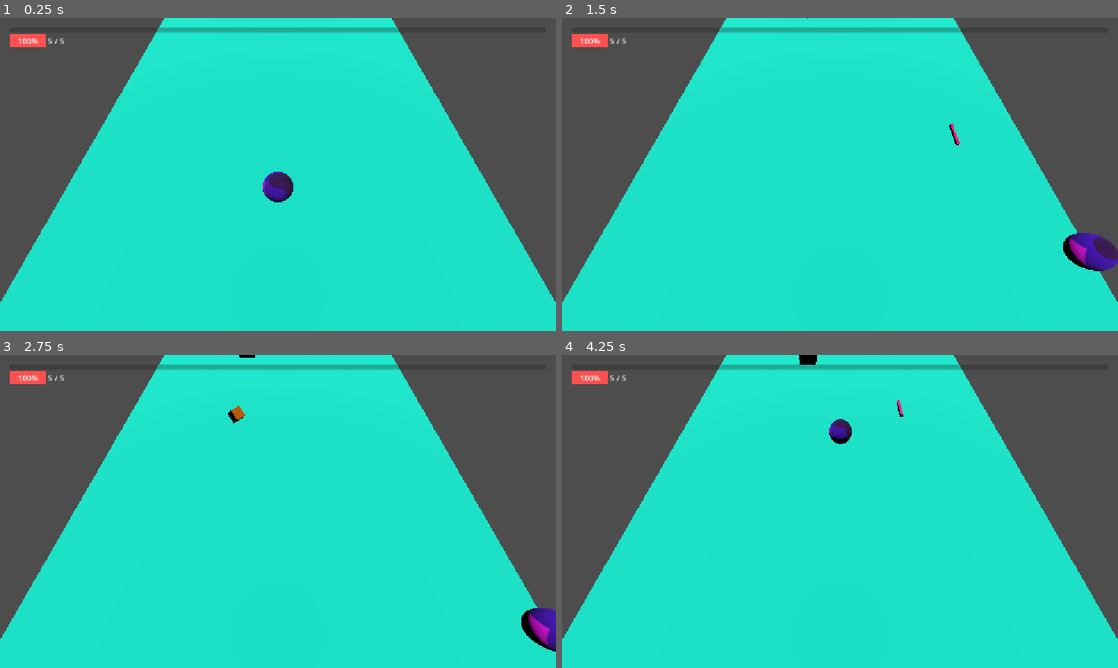
Above: before the commit, frames 1-4 (two rows, left to right).
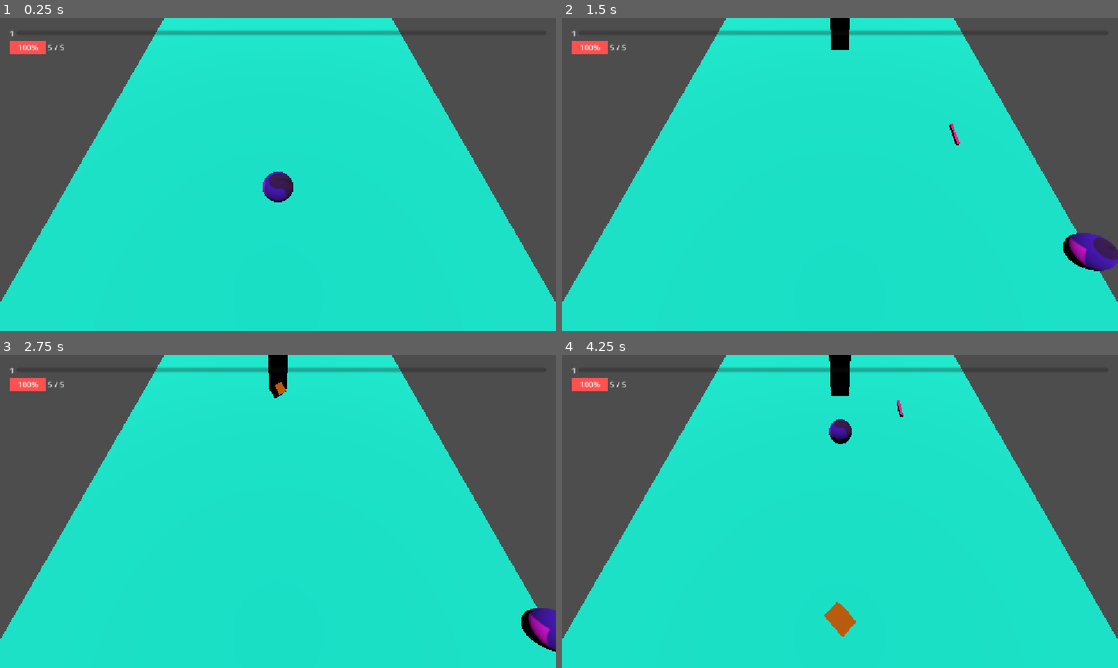
Above: after the commit, the same moments.

Repository: EliOrozco/rapidin
Game: Godot game, scene res://scenes/main_scene.tscn
Same seed, same stepped clock (60 frames per second), same inputs: the game is played once before the commit and once after it. The engine's default icon, where the game draws it, is replaced by a stand-in: a white triangle on a blue panel in a dark square. Sound files missing from this copy of the repository are replaced by a short silence.
Inputs:
- Up to frame 1 (0.25 s): no input
- Up to frame 2 (1.5 s): tap Enter at 0.5 s; hold D (right) 0.53-1.28 s; hold S (down) from 1.28 s (still down)
- Up to frame 3 (2.75 s): release S (down) at 2.03 s; hold D (right) from 2.03 s (still down)
- Up to frame 4 (4.25 s): release D (right) at 2.78 s; hold W (up) 2.78-3.53 s; hold A (left) from 3.53 s (still down)

The runs differ from the first frame. In frame 1, 1.3% of the frame differs, in the area x 1-73%, y 3-12%; in frame 2, 1.5%; in frame 3, 1.7%; in frame 4, 2.1%, in the area x 1-73%, y 0-90%.

Commit message:
Add enemy spawning and wave setup
Add configurable enemy spawners and initial wave resource/manager scaffolding. Show the player level in the XP bar and tighten several GDScript type annotations.

Diff:
--- a/GM.gd
+++ b/GM.gd
@@ -9,3 +9,19 @@
 func set_pause_mode(mode : bool) -> void:
 	get_tree().paused = mode
 	game_is_paused = mode
+
+#Optimize with binary trees if neccesary
+func choose_weighted(what : Array, weights : Array[int]) -> Variant:
+	assert(what.size() == weights.size(), "Arrays should be the same size!")
+	var total : int = 0
+
+	for value : int in weights:
+		total += value
+
+	var random : int = randi_range(0, total-1)
+	for i : int in what.size():
+		if (random < weights[i]):
+			return what[i]
+		random -= weights[i]
+
+	return null # should not be possible to reach here
--- a/project.godot
+++ b/project.godot
@@ -18,6 +18,14 @@
 [autoload]
 
 Gm="*uid://cor6kpx5osu3j"
+
+[debug]
+
+gdscript/warnings/untyped_declaration=1
+gdscript/warnings/inferred_declaration=1
+gdscript/warnings/unsafe_cast=1
+gdscript/warnings/unsafe_call_argument=1
+gdscript/warnings/missing_await=1
 
 [display]
 
--- a/scenes/enemy.tscn
+++ b/scenes/enemy.tscn
@@ -32,6 +32,7 @@
 script = ExtResource("1_md0e3")
 proj = ExtResource("2_5uy6h")
 xporb = ExtResource("3_md484")
+cooldown = 7.0
 
 [node name="CollisionShape3D" type="CollisionShape3D" parent="." unique_id=1292302231]
 transform = Transform3D(1, 0, 0, 0, 1, 0, 0, 0, 1, 0, 1, 0)
--- /dev/null
+++ b/scenes/enemy_spawner.tscn
@@ -0,0 +1,17 @@
+[gd_scene format=3 uid="uid://e5rdxsft8pna"]
+
+[ext_resource type="Script" uid="uid://b1xhugwebgy7j" path="res://scripts/enemy_spawner.gd" id="1_ks1gq"]
+
+[node name="EnemySpawner" type="Marker3D" unique_id=544754744]
+script = ExtResource("1_ks1gq")
+
+[node name="Cooldown" type="Timer" parent="." unique_id=1932948515]
+unique_name_in_owner = true
+
+[node name="Delay" type="Timer" parent="." unique_id=438257214]
+unique_name_in_owner = true
+one_shot = true
+autostart = true
+
+[connection signal="timeout" from="Cooldown" to="." method="_on_cooldown_timeout"]
+[connection signal="timeout" from="Delay" to="." method="_on_delay_timeout"]
--- a/scenes/main_scene.tscn
+++ b/scenes/main_scene.tscn
@@ -4,6 +4,7 @@
 [ext_resource type="PackedScene" uid="uid://drffra5edtape" path="res://scenes/player.tscn" id="2_pu3yx"]
 [ext_resource type="PackedScene" uid="uid://dde76gk6cc66o" path="res://scenes/enemy.tscn" id="3_gubc5"]
 [ext_resource type="Script" uid="uid://bpmvt4l8ed2u8" path="res://scripts/killzone.gd" id="5_gubc5"]
+[ext_resource type="PackedScene" uid="uid://e5rdxsft8pna" path="res://scenes/enemy_spawner.tscn" id="5_rt2n2"]
 
 [sub_resource type="BoxShape3D" id="BoxShape3D_g4v7s"]
 size = Vector3(24, 1, 10)
@@ -42,9 +43,6 @@
 [node name="DirectionalLight3D" type="DirectionalLight3D" parent="." unique_id=1809744367]
 transform = Transform3D(1, 0, 0, 0, -4.371139e-08, 1, 0, -1, -4.371139e-08, 0, 11, 0)
 
-[node name="Enemy" parent="." unique_id=24022844 instance=ExtResource("3_gubc5")]
-transform = Transform3D(1, 0, 0, 0, 1, 0, 0, 0, 1, 12, 0, -2)
-
 [node name="borders" type="Node3D" parent="." unique_id=1751843408]
 
 [node name="StaticBody3D" type="StaticBody3D" parent="borders" unique_id=1316670061]
@@ -80,4 +78,10 @@
 transform = Transform3D(1, 0, 0, 0, 1, 0, 0, 0, 1, 8, -6, 0)
 shape = SubResource("BoxShape3D_yf5fn")
 
+[node name="enemy_spawners" type="Node3D" parent="." unique_id=1592050434]
+
+[node name="EnemySpawner" parent="enemy_spawners" unique_id=544754744 instance=ExtResource("5_rt2n2")]
+transform = Transform3D(1, 0, 0, 0, 1, 0, 0, 0, 1, 8, 0, 0)
+enemies_details = Array[PackedScene]([ExtResource("3_gubc5")])
+
 [connection signal="body_entered" from="borders/killzone" to="borders/killzone" method="_on_body_entered"]
--- a/scripts/enemy.gd
+++ b/scripts/enemy.gd
@@ -11,7 +11,7 @@
 	%Combat.killed.connect(health_depleted)
 
 func _on_timer_timeout() -> void:
-	var projectile_instance = proj.instantiate() as Node3D
+	var projectile_instance : Node3D = proj.instantiate()
 	get_tree().root.add_child(projectile_instance)
 	projectile_instance.global_position = global_position
 
@@ -26,7 +26,7 @@
 		p_proj.destroy()
 
 func health_depleted() -> void:
-	var xp_instance = xporb.instantiate() as Node3D
+	var xp_instance : Node3D = xporb.instantiate()
 	get_tree().root.add_child(xp_instance)
 	xp_instance.global_position = global_position
 
--- /dev/null
+++ b/scripts/enemy_spawner.gd
@@ -0,0 +1,37 @@
+class_name enemy_spawner extends Marker3D
+
+@export var enemies_details : Array[PackedScene]
+@export_range(0.5, 30.0, 0.5, "suffix:s") var cooldown : float = 15.0
+@export_range(0.0, 10.0, 0.5, "suffix:s") var delay : float = 0
+@export var can_spawn : bool = true
+
+func _ready() -> void:
+	%Cooldown.wait_time = cooldown
+
+func stop() -> void:
+	%Cooldown.autostart = false
+	%Cooldown.start() #to reset time IT DOES NOT PAUSE
+	can_spawn = false
+
+func start() -> void:
+	%Cooldown.autostart = true
+	can_spawn = true
+
+func spawn_next() -> void:
+	if enemies_details.size() > 0:
+		var next : PackedScene = enemies_details.pop_front()
+		var instance : Node3D = next.instantiate()
+
+		get_tree().root.add_child(instance)
+		instance.global_position = global_position
+	else:
+		stop()
+
+func _on_cooldown_timeout() -> void:
+	if can_spawn:
+		spawn_next()
+
+func _on_delay_timeout() -> void:
+	%Cooldown.autostart = true
+	%Cooldown.start()
+	spawn_next()
--- a/scripts/level_manager.gd
+++ b/scripts/level_manager.gd
@@ -30,7 +30,7 @@
 	current_xp += amount
 
 	if current_xp >= level_tresholds[current_level]: #TODO: Maybe we can do better math here
-		var remainder_xp = level_tresholds[current_level] - current_xp
+		var remainder_xp : int = level_tresholds[current_level] - current_xp
 		current_level += 1
 
 		if current_level >= 10: #TODO: Hack for levels above cap, maybe not necessary if i can make it infinite
--- a/scripts/player.gd
+++ b/scripts/player.gd
@@ -46,13 +46,13 @@
 
 	move_and_slide()
 
-	for i in get_slide_collision_count():
-		var collision = get_slide_collision(i)
+	for i : int in get_slide_collision_count():
+		var collision : KinematicCollision3D = get_slide_collision(i)
 		var collider : Node = collision.get_collider()
 
 		if collider.is_in_group("enemy_projectile"):
 			%Combat.take_damage((collider as enemy_projectile).damage)
-			%PlayerUi.update_healtbar(%Combat.hp)
+			%PlayerUi.update_healthbar(%Combat.hp)
 			%SoundPlayer.play_sound(sound_player.SOUNDS.HIT, true)
 
 			collider.destroy()
@@ -70,5 +70,5 @@
 	Gm.set_player_movement(false)
 
 func leveled_up() -> void:
-	%PlayerUi.setup_xpbar(%LevelManager.level_tresholds[%LevelManager.current_level])
+	%PlayerUi.setup_xpbar(%LevelManager.level_tresholds[%LevelManager.current_level], %LevelManager.current_level)
 	%PlayerUi.update_xp_bar(%LevelManager.current_xp)
--- a/scripts/player_projectile_spawner.gd
+++ b/scripts/player_projectile_spawner.gd
@@ -7,6 +7,6 @@
 	%Timer.wait_time = cooldown
 
 func _on_timer_timeout() -> void:
-	var projectile_instance = proj.instantiate() as Node3D
+	var projectile_instance : Node3D = proj.instantiate()
 	get_tree().root.add_child(projectile_instance)
 	projectile_instance.global_position = global_position #has to be after adding to scene
--- a/scripts/player_ui.gd
+++ b/scripts/player_ui.gd
@@ -9,8 +9,9 @@
 	%HealthBar.value = value
 	%hp_label.text = str(value)
 
-func setup_xpbar(max_value : int) -> void:
+func setup_xpbar(max_value : int, level : int) -> void:
 	%XpBar.max_value = max_value
+	%xplabel.text = str(level)
 
 func update_xp_bar(value : int) -> void:
 	%XpBar.value = value
--- /dev/null
+++ b/scripts/wave.gd
@@ -0,0 +1,11 @@
+class_name wave extends Resource
+#maybe change to another type
+
+@export_range(0.0, 300.0, 10.0, "suffix:s") var time : float = 30.0
+@export var enemy_type_amount : Dictionary[PackedScene, int]
+@export_range(1.0, 10.0, 1.0, "suffix:x") var diff_multiplier : float
+
+func _init(p_time : float, p_list : Dictionary[PackedScene, int], p_diff : float) -> void:
+	time = p_time
+	enemy_type_amount = p_list
+	diff_multiplier = p_diff
--- /dev/null
+++ b/scripts/wave_manager.gd
@@ -0,0 +1,10 @@
+class_name wave_manager extends Node
+
+@export var spawnpoints : Array[enemy_spawner]
+@export var waves : Array[wave]
+
+var current_wave : int = 1
+var enemies
+
+func get_enemies(w : wave):
+	w.enemy_type_amount
--- /dev/null
+++ b/scripts/wave_manager.tscn
@@ -0,0 +1,16 @@
+[gd_scene format=3 uid="uid://45wnufg2ynxv"]
+
+[ext_resource type="Script" uid="uid://dan80utm3liqj" path="res://scripts/wave_manager.gd" id="1_rycvs"]
+[ext_resource type="Script" uid="uid://bitl3yan4ddjk" path="res://scripts/wave.gd" id="2_plwno"]
+[ext_resource type="PackedScene" uid="uid://dde76gk6cc66o" path="res://scenes/enemy.tscn" id="3_6sr0t"]
+
+[sub_resource type="Resource" id="Resource_3ogpg"]
+script = ExtResource("2_plwno")
+enemy_type_amount = Dictionary[PackedScene, int]({
+ExtResource("3_6sr0t"): 3
+})
+metadata/_custom_type_script = "uid://bitl3yan4ddjk"
+
+[node name="WaveManager" type="Node" unique_id=1414437939]
+script = ExtResource("1_rycvs")
+waves = Array[ExtResource("2_plwno")]([SubResource("Resource_3ogpg")])
--- a/ui/3d_healthbar.tscn
+++ b/ui/3d_healthbar.tscn
@@ -1,6 +1,9 @@
 [gd_scene format=3 uid="uid://cnq88fud82vtu"]
 
 [ext_resource type="Script" uid="uid://c6i772i536jxx" path="res://scripts/_3d_healthbar.gd" id="1_psbuc"]
+
+[sub_resource type="ViewportTexture" id="ViewportTexture_md484"]
+viewport_path = NodePath("SubViewport")
 
 [sub_resource type="StyleBoxFlat" id="StyleBoxFlat_yf5fn"]
 bg_color = Color(1, 0.3137255, 0.3137255, 1)
@@ -8,6 +11,7 @@
 [node name="_3d_healthbar" type="Sprite3D" unique_id=434888496]
 billboard = 1
 no_depth_test = true
+texture = SubResource("ViewportTexture_md484")
 script = ExtResource("1_psbuc")
 
 [node name="SubViewport" type="SubViewport" parent="." unique_id=207727935]
--- a/ui/player_ui.tscn
+++ b/ui/player_ui.tscn
@@ -35,11 +35,18 @@
 [node name="HBoxContainer2" type="HBoxContainer" parent="MarginContainer/VBoxContainer" unique_id=170729494]
 layout_mode = 2
 
+[node name="xplabel" type="Label" parent="MarginContainer/VBoxContainer/HBoxContainer2" unique_id=1537502083]
+unique_name_in_owner = true
+layout_mode = 2
+size_flags_vertical = 0
+text = "00"
+
 [node name="XpBar" type="ProgressBar" parent="MarginContainer/VBoxContainer/HBoxContainer2" unique_id=1380293988]
 unique_name_in_owner = true
 custom_minimum_size = Vector2(0, 10)
 layout_mode = 2
 size_flags_horizontal = 3
+size_flags_vertical = 4
 theme_override_styles/fill = SubResource("StyleBoxFlat_g4v7s")
 value = 50.0
 show_percentage = false
Not shown: 2 places in scenes/enemy.tscn that only renumber resources
Not shown, added: scripts/enemy_spawner.gd.uid
Not shown, added: scripts/wave.gd.uid
Not shown, added: scripts/wave_manager.gd.uid
